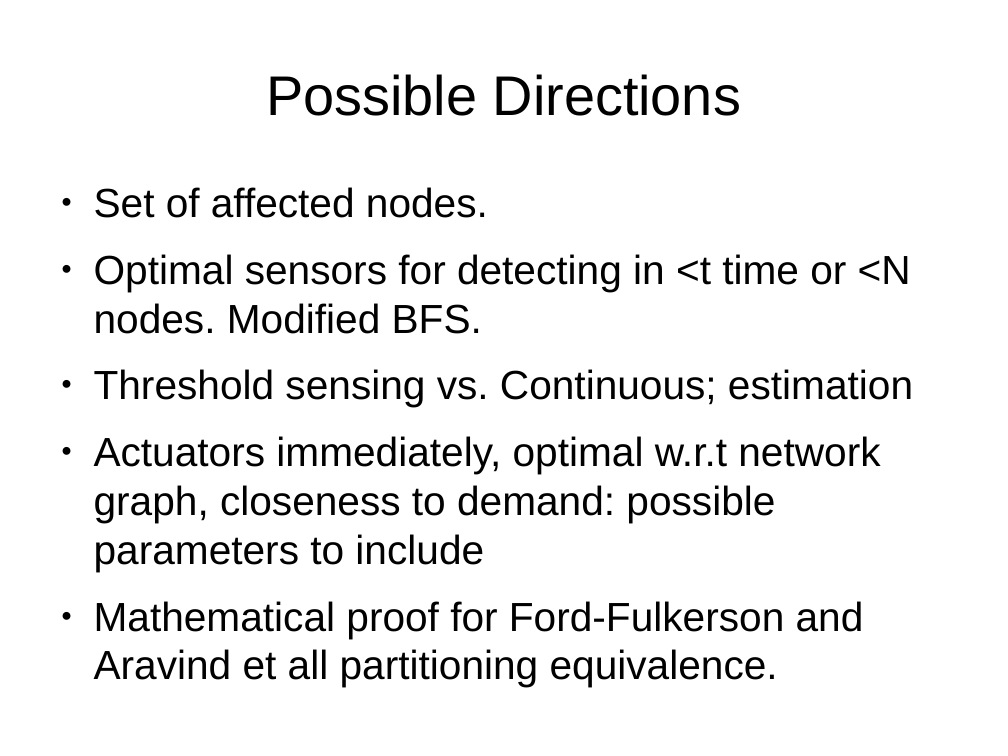
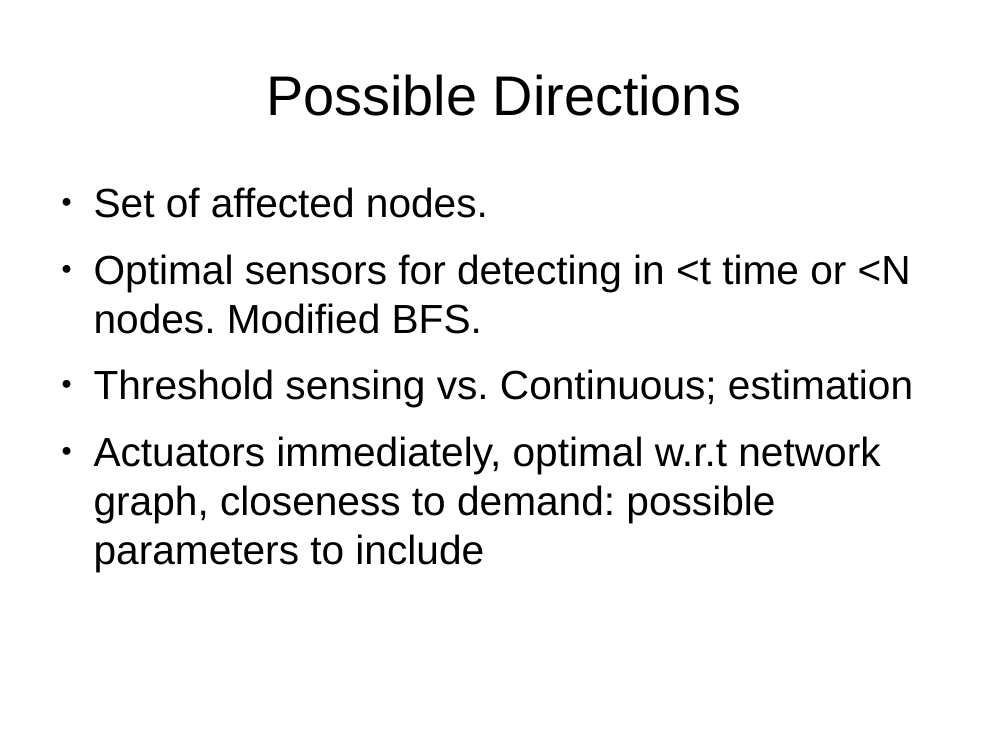
Before and after one commit to Johnny328/WDN-contaminant-simultaneous, a slide deck: slide 5 of simultaneousSensorAndActuator.odp (slide 4 before the commit). Drawn at 1008x756 pixels with LibreOffice and Linux fonts; fonts in the diff are those of the drawing. Boxes give left, top, right and bottom in pixels: in the first picture for what was removed or moved away, otherwise in the second. Text is boxed around its words. In the diff, an @@ line names an element or a change of style, - is before the commit and + after.

```diff
--- a/simultaneousSensorAndActuator.odp
+++ b/simultaneousSensorAndActuator.odp
@@ text at box(94, 601, 864, 687): paragraph removed @@
-● Mathematical proof for Ford-Fulkerson and Aravind et all partitioning equivalence.
```
Also in this commit, not shown: 1 other slide changed, 2 slides added, 1 slide removed, 1 other file.
